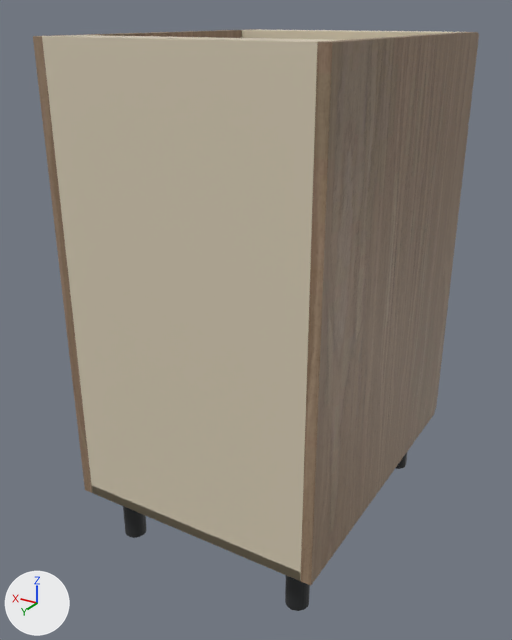
A saved change to the glTF model storefront/public/cabinet-inventory/models/oppein-ply-mnw-b18.glb.
Before and after are seen from a 50 mm lens placed at (-0.353, 0.75, 0.903), pointed at (0.256, -0.266, 0.395). Every picture has the same lights, and +X, +Y and +Z are marked at lower left. The first picture is the older version. Where no turn or scale is listed for an object, it has been applied to the vertices.

The older version as bpy lines, for what is in view:
```python
ob_adjustable_foot = bpy.data.objects.new('Adjustable foot', me_cylinder)
ob_adjustable_foot.location = (0.055, -0.065, 0.057)
ob_cabinet_back = bpy.data.objects.new('Cabinet back', me_cube_002)
ob_cabinet_back.location = (0.229, -0.006, 0.495)
ob_cabinet_bottom = bpy.data.objects.new('Cabinet bottom', me_cube_003)
ob_cabinet_bottom.location = (0.229, -0.293, 0.123)
ob_cabinet_side = bpy.data.objects.new('Cabinet side', me_cube)
ob_cabinet_side.location = (0.009, -0.293, 0.495)
ob_cabinet_side_001 = bpy.data.objects.new('Cabinet side.001', me_cube_001)
ob_cabinet_side_001.location = (0.448, -0.293, 0.495)
ob_top_support_rail = bpy.data.objects.new('Top support rail', me_cube_004)
ob_top_support_rail.location = (0.229, -0.04, 0.867)
ob_top_support_rail_001 = bpy.data.objects.new('Top support rail.001', me_cube_005)
ob_top_support_rail_001.location = (0.229, -0.551, 0.867)
```
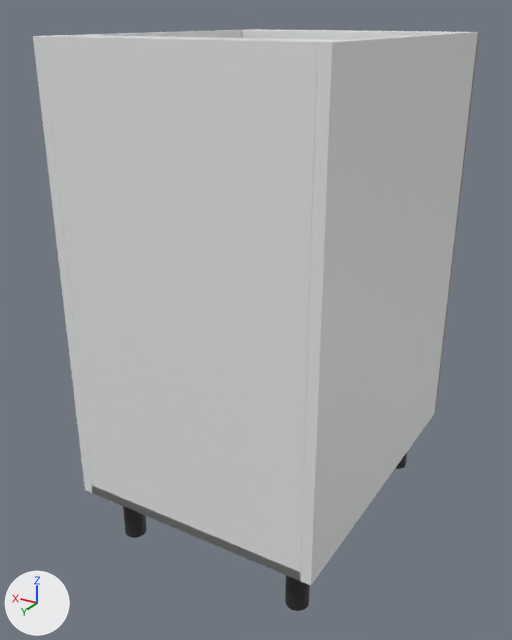
Changed parts and their boxes [x1, y1, x2, y2] in the pictures (512 x 640 px):
'Cabinet back', recoloured (beige to white)
    both: [42, 36, 320, 581]
'Cabinet side', recoloured (brown to white)
    both: [301, 32, 478, 586]
'Cabinet side.001', recoloured
    both: [33, 29, 259, 493]
'Top support rail.001', recoloured (beige to white)
    both: [242, 29, 457, 40]
'Cabinet bottom', recoloured
    both: [92, 487, 301, 581]
'Top support rail', recoloured (beige to white)
    both: [67, 35, 336, 42]

What changed in the scene script:
```text
Add mat_white_cabinet_carcass:
    mat_white_cabinet_carcass = principled_material('White cabinet carcass')
    mat_white_cabinet_carcass.base_color = (0.82, 0.83, 0.835)  # white #eaebec
    mat_white_cabinet_carcass.roughness = 0.48
Change me_cube_002:
    where me_cube_002.from_pydata(...)  # 56 vertices, 108 faces; spans x -0.211..0.211, y -0.006..0.006, z -0.381..0.381
    remove me_cube_002.materials.append(mat_cabinet_interior___visual_interpretation)  # beige #daceb6
    add me_cube_002.materials.append(mat_white_cabinet_carcass)  # white #eaebec
Change me_cube_003:
    where me_cube_003.from_pydata(...)  # 56 vertices, 108 faces; spans x -0.211..0.211, y -0.293..0.293, z -0.009..0.009
    remove me_cube_003.materials.append(mat_cabinet_interior___visual_interpretation)  # beige #daceb6
    add me_cube_003.materials.append(mat_white_cabinet_carcass)  # white #eaebec
Change me_cube:
    where me_cube.from_pydata(...)  # 56 vertices, 108 faces; spans x -0.009..0.009, y -0.293..0.293, z -0.381..0.381
    remove me_cube.materials.append(mat_supplier_finish___natural_wood)  # picture img_oak
    add me_cube.materials.append(mat_white_cabinet_carcass)  # white #eaebec
Change me_cube_001:
    where me_cube_001.from_pydata(...)  # 56 vertices, 108 faces; spans x -0.009..0.009, y -0.293..0.293, z -0.381..0.381
    remove me_cube_001.materials.append(mat_supplier_finish___natural_wood)  # picture img_oak
    add me_cube_001.materials.append(mat_white_cabinet_carcass)  # white #eaebec
Change me_cube_004:
    where me_cube_004.from_pydata(...)  # 56 vertices, 108 faces; spans x -0.211..0.211, y -0.035..0.035, z -0.009..0.009
    remove me_cube_004.materials.append(mat_cabinet_interior___visual_interpretation)  # beige #daceb6
    add me_cube_004.materials.append(mat_white_cabinet_carcass)  # white #eaebec
Change me_cube_005:
    where me_cube_005.from_pydata(...)  # 56 vertices, 108 faces; spans x -0.211..0.211, y -0.035..0.035, z -0.009..0.009
    remove me_cube_005.materials.append(mat_cabinet_interior___visual_interpretation)  # beige #daceb6
    add me_cube_005.materials.append(mat_white_cabinet_carcass)  # white #eaebec
```
